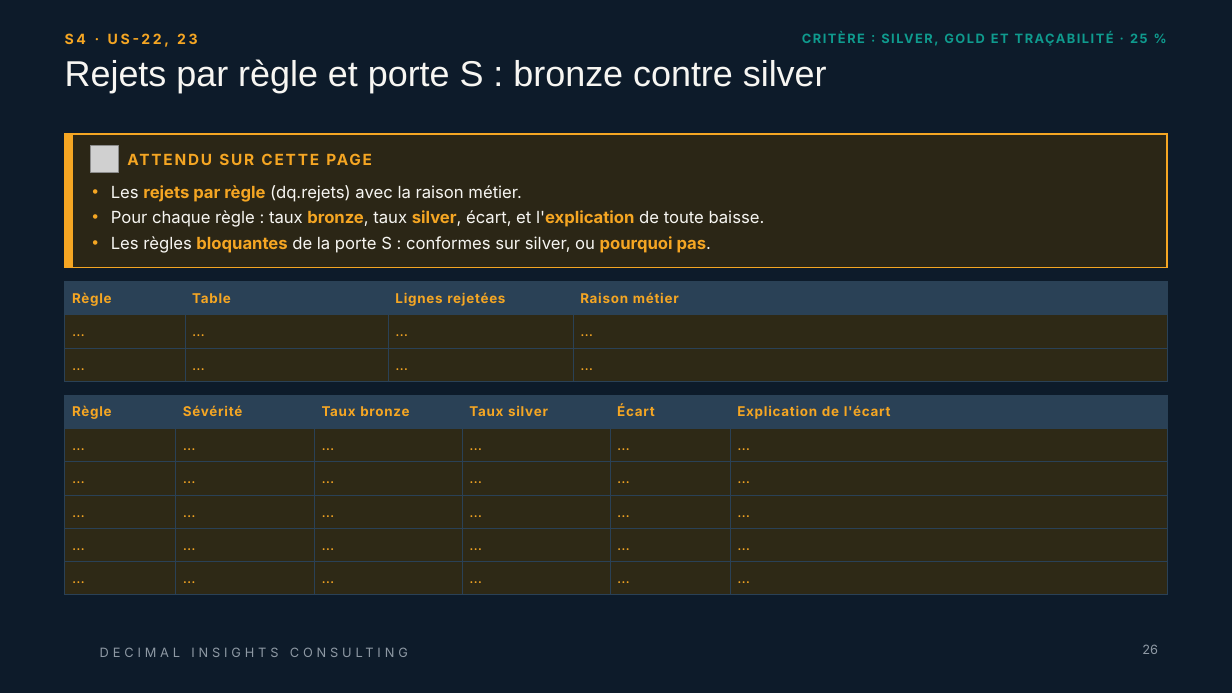
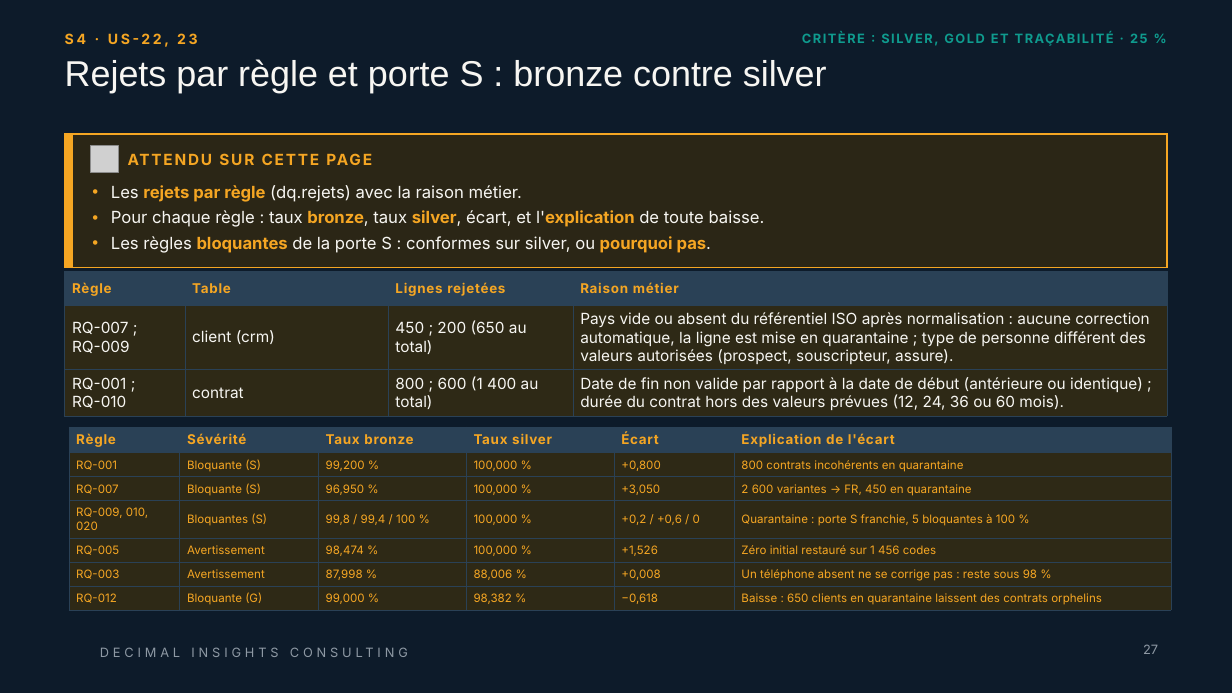
Before and after one commit to linam02/td-qualite-g04, a slide deck: slide 27 of livrables/Livrable_Groupe_TD_AssurConnect.pptx (slide 26 before the commit). Drawn at 1232x693 pixels with LibreOffice and Linux fonts; fonts in the diff are those of the drawing; grey boxes stand for pictures; background and template pictures are left out. Boxes give left, top, right and bottom in pixels: in the first picture for what was removed or moved away, otherwise in the second. Text is boxed around its words. In the diff, an @@ line names an element or a change of style, - is before the commit and + after.

```diff
--- a/livrables/Livrable_Groupe_TD_AssurConnect.pptx
+++ b/livrables/Livrable_Groupe_TD_AssurConnect.pptx
@@ table removed at [65, 282, 1167, 382], 3 rows, 4 columns @@
-Règle | Table | Lignes rejetées | Raison métier
-… | … | … | …
-… | … | … | …
@@ table added at [65, 272, 1167, 416], 3 rows, 4 columns @@
+Règle | Table | Lignes rejetées | Raison métier
+RQ-007 ; RQ-009 | client (crm) | 450 ; 200 (650 au total) | Pays vide ou absent du référentiel ISO après normalisation : aucune correction automatique, la ligne est mise en quarantaine ; type de personne différent des valeurs autorisées (prospect, souscripteur, assure).
+RQ-001 ; RQ-010 | contrat | 800 ; 600 (1 400 au total) | Date de fin non valide par rapport à la date de début (antérieure ou identique) ; durée du contrat hors des valeurs prévues (12, 24, 36 ou 60 mois).
@@ table removed at [65, 396, 1167, 595], 6 rows, 6 columns @@
-Règle | Sévérité | Taux bronze | Taux silver | Écart | Explication de l'écart
-… | … | … | … | … | …
-… | … | … | … | … | …
-… | … | … | … | … | …
-… | … | … | … | … | …
-… | … | … | … | … | …
@@ table added at [68, 427, 1171, 609], 7 rows, 6 columns @@
+Règle | Sévérité | Taux bronze | Taux silver | Écart | Explication de l'écart
+RQ-001 | Bloquante (S) | 99,200 % | 100,000 % | +0,800 | 800 contrats incohérents en quarantaine
+RQ-007 | Bloquante (S) | 96,950 % | 100,000 % | +3,050 | 2 600 variantes → FR, 450 en quarantaine
+RQ-009, 010, 020 | Bloquantes (S) | 99,8 / 99,4 / 100 % | 100,000 % | +0,2 / +0,6 / 0 | Quarantaine : porte S franchie, 5 bloquantes à 100 %
+RQ-005 | Avertissement | 98,474 % | 100,000 % | +1,526 | Zéro initial restauré sur 1 456 codes
+RQ-003 | Avertissement | 87,998 % | 88,006 % | +0,008 | Un téléphone absent ne se corrige pas : reste sous 98 %
+RQ-012 | Bloquante (G) | 99,000 % | 98,382 % | −0,618 | Baisse : 650 clients en quarantaine laissent des contrats orphelins
@@ page number at [1143, 644, 1158, 654]: text changed @@
-26
+27
```
Also in this commit, not shown: 45 other slides changed, 2 slides added, 8 other files.
